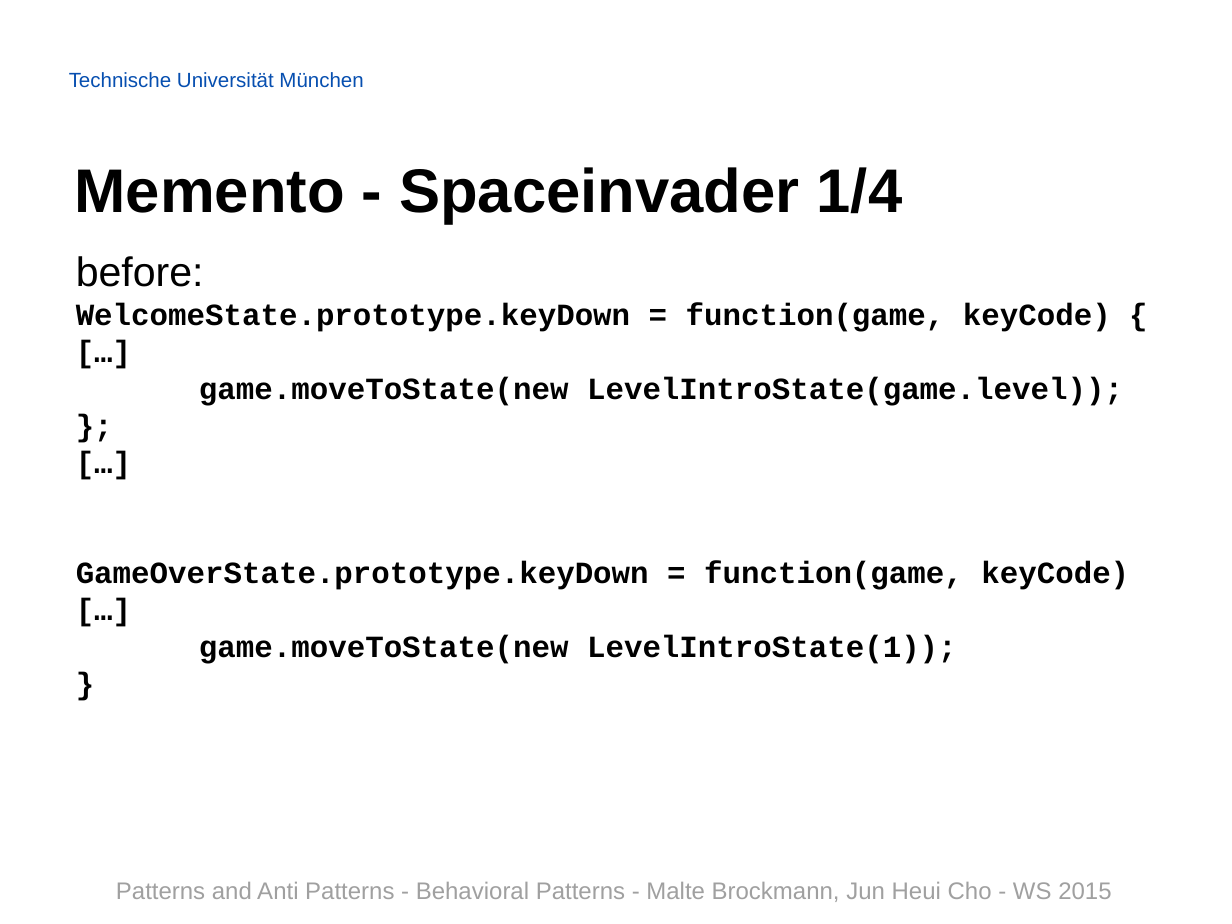
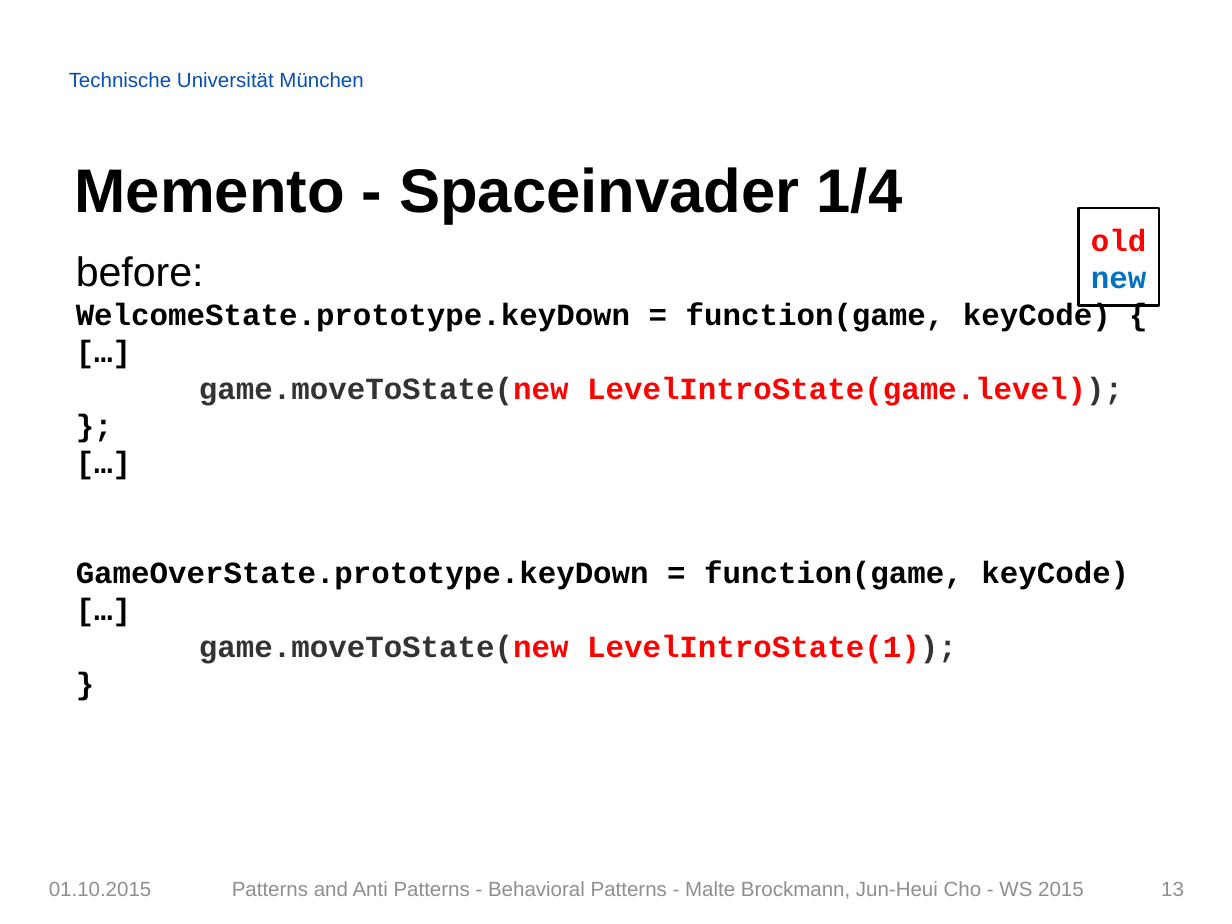
Before and after one commit to Painted6/Behavioral-design-patterns, a slide deck: slide 13 of Behavioral Patterns - JS Patterns and Anti Patterns.pptx. Drawn at 1232x924 pixels with LibreOffice and Linux fonts; fonts in the diff are those of the drawing; background and template pictures are left out. Boxes give left, top, right and bottom in pixels: in the first picture for what was removed or moved away, otherwise in the second. Text is boxed around its words. In the diff, an @@ line names an element or a change of style, - is before the commit and + after.

Commit message:
added proper footer, color coded the codes, added graph for observer pattern, added summary slide

```diff
--- a/Behavioral Patterns - JS Patterns and Anti Patterns.pptx
+++ b/Behavioral Patterns - JS Patterns and Anti Patterns.pptx
@@ rectangle added at box(1079, 208, 1159, 306), outline #000000 1.5 pt, 18 pt, text #FF0000, bold @@
+old
+new
@@ text at box(199, 376, 1123, 664): text colour #000000 to #333333, text colour #000000 to #FF0000 in "game.moveToState(new LevelIntroState(game.level));", "game.moveToState(new LevelIntroState(1));" @@
@@ text added at box(49, 882, 152, 896), 12 pt, text #909090 @@
+01.10.2015
@@ text removed at box(116, 882, 1111, 902) @@
-Patterns and Anti Patterns - Behavioral Patterns - Malte Brockmann, Jun Heui Cho - WS 2015
@@ text added at box(232, 881, 1084, 899), 12 pt, text #909090 @@
+Patterns and Anti Patterns - Behavioral Patterns - Malte Brockmann, Jun-Heui Cho - WS 2015
@@ page number added at box(1161, 882, 1184, 896), 12 pt, text #909090 @@
+13
```
Also in this commit, not shown: 42 other slides changed, 3 slides added.
